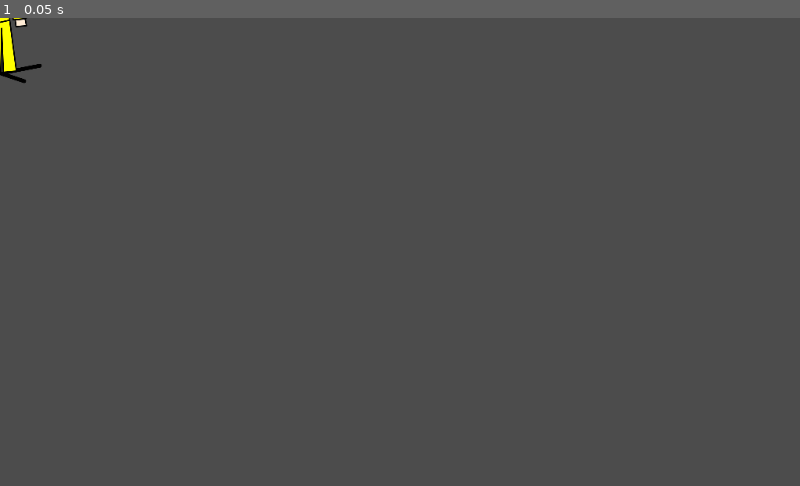
Above: before the commit, frame 1.
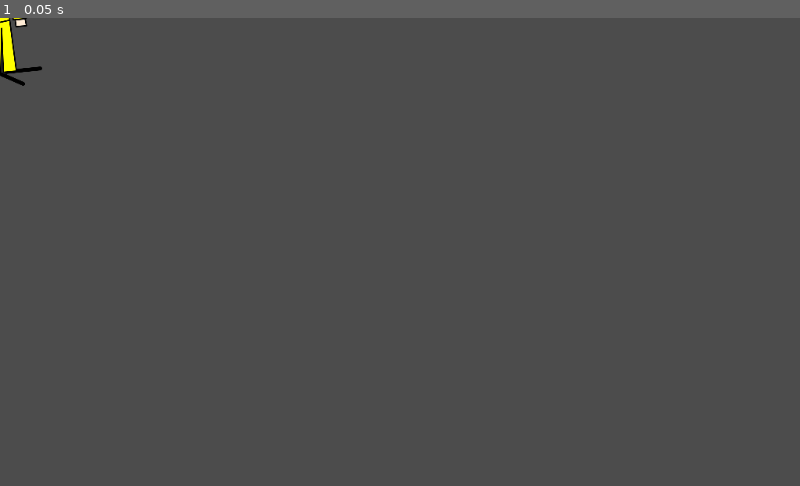
Above: after the commit, the same moment.

Repository: ccmorataya/gd_sample_animations
Game: Godot game, scene res://scenes/ast.tscn
The game is run twice, just before and just after one commit, with the same random seed, the same clock (stepped at 60 frames per second) and the same inputs. The project has no main scene, so this scene is started directly.
Inputs:
- Up to frame 1 (0.05 s): no input

The runs differ from the first frame. In frame 1, less than 0.1% of the frame differs, in the area x 0-6%, y 9-15%.

Commit message:
Smoothen ast animation

Diff:
--- a/scenes/ast.tscn
+++ b/scenes/ast.tscn
@@ -7,7 +7,7 @@
 tracks/0/type = "value"
 tracks/0/path = NodePath("AnimationPlayer/torso/left_foot:position")
 tracks/0/interp = 1
-tracks/0/loop_wrap = true
+tracks/0/loop_wrap = false
 tracks/0/imported = false
 tracks/0/enabled = true
 tracks/0/keys = {
@@ -19,19 +19,19 @@
 tracks/1/type = "value"
 tracks/1/path = NodePath("AnimationPlayer/torso/left_foot:rotation_degrees")
 tracks/1/interp = 1
-tracks/1/loop_wrap = true
+tracks/1/loop_wrap = false
 tracks/1/imported = false
 tracks/1/enabled = true
 tracks/1/keys = {
 "times": PoolRealArray( 0, 0.5, 1 ),
 "transitions": PoolRealArray( 1, 1, 1 ),
 "update": 0,
-"values": [ 0.0, -16.9594, 8.61648 ]
+"values": [ 0.0, -16.9594, 0.0 ]
 }
 tracks/2/type = "value"
 tracks/2/path = NodePath("AnimationPlayer/torso/right_foot:position")
 tracks/2/interp = 1
-tracks/2/loop_wrap = true
+tracks/2/loop_wrap = false
 tracks/2/imported = false
 tracks/2/enabled = true
 tracks/2/keys = {
@@ -43,19 +43,19 @@
 tracks/3/type = "value"
 tracks/3/path = NodePath("AnimationPlayer/torso/right_foot:rotation_degrees")
 tracks/3/interp = 1
-tracks/3/loop_wrap = true
+tracks/3/loop_wrap = false
 tracks/3/imported = false
 tracks/3/enabled = true
 tracks/3/keys = {
 "times": PoolRealArray( 0, 0.5, 1 ),
 "transitions": PoolRealArray( 1, 1, 1 ),
 "update": 0,
-"values": [ 0.0, -16.9594, 8.61648 ]
+"values": [ 0.0, -16.9594, 0.0 ]
 }
 tracks/4/type = "value"
 tracks/4/path = NodePath("AnimationPlayer/torso/head:position")
 tracks/4/interp = 1
-tracks/4/loop_wrap = true
+tracks/4/loop_wrap = false
 tracks/4/imported = false
 tracks/4/enabled = true
 tracks/4/keys = {
@@ -67,14 +67,14 @@
 tracks/5/type = "value"
 tracks/5/path = NodePath("AnimationPlayer/torso/head:rotation_degrees")
 tracks/5/interp = 1
-tracks/5/loop_wrap = true
+tracks/5/loop_wrap = false
 tracks/5/imported = false
 tracks/5/enabled = true
 tracks/5/keys = {
 "times": PoolRealArray( 0, 0.5, 1 ),
 "transitions": PoolRealArray( 1, 1, 1 ),
 "update": 0,
-"values": [ 0.0, -16.9594, 8.61648 ]
+"values": [ 0.0, -16.9594, 0.0 ]
 }
 
 [sub_resource type="AtlasTexture" id=2]
@@ -110,7 +110,7 @@
 
 [node name="head" type="Sprite" parent="AnimationPlayer/torso"]
 position = Vector2( 0.380127, -268.95 )
-rotation = -0.133972
+rotation = -0.042956
 texture = SubResource( 3 )
 offset = Vector2( 0, -203.05 )
 __meta__ = {
@@ -119,7 +119,7 @@
 
 [node name="left_foot" type="Sprite" parent="AnimationPlayer/torso"]
 position = Vector2( -25, 272 )
-rotation = -0.133972
+rotation = -0.042956
 z_index = -1
 texture = SubResource( 4 )
 offset = Vector2( 66.5517, 39.5482 )
@@ -129,7 +129,7 @@
 
 [node name="right_foot" type="Sprite" parent="AnimationPlayer/torso"]
 position = Vector2( 49.428, 274.305 )
-rotation = -0.133972
+rotation = -0.042956
 z_index = -1
 texture = SubResource( 5 )
 offset = Vector2( 70, 1 )
